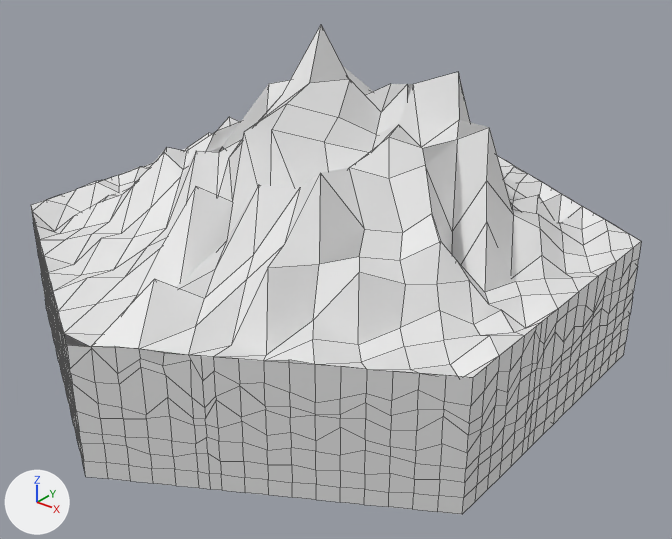
Two versions of the FBX model Assets/Models/Mountain.fbx, one commit apart.
Before and after are seen from a 50 mm camera at (1.77, -2.15, 1.34) aimed at (0.1, -0.06, 0.05). The lights are fixed; the arrows at lower left show +X, +Y and +Z. Mesh edges are drawn as thin lines.

Before the edit, the objects in view are built like this:
```python
me_cylinder = bpy.data.meshes.new('Cylinder')
me_cylinder.from_pydata(...)  # 308 vertices, 306 faces; spans x -0.87..0.87, y -0.97..1.0, z 0.09..0.8
me_cylinder.materials.append(mat_material_001)  # white #e7e7e7
me_cylinder_001 = bpy.data.meshes.new('Cylinder.001')
me_cylinder_001.from_pydata(...)  # 908 vertices, 803 faces; spans x -0.87..0.87, y -1.0..1.0, z -0.24..0.17
ob_cylinder = bpy.data.objects.new('Cylinder', me_cylinder)
ob_cylinder.location = (0.0, 0.0, 0.0)
ob_cylinder_001 = bpy.data.objects.new('Cylinder.001', me_cylinder_001)
ob_cylinder_001.location = (0.0, 0.0, 0.0)
```
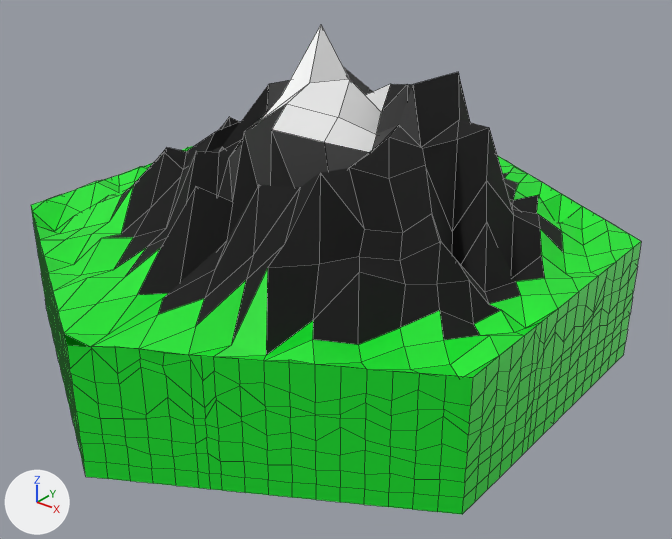
Edits to the scene script, one JSON object a line:
```json
{"op": "add", "block": "mat_bottom", "code": ["mat_bottom = principled_material('Bottom')", "mat_bottom.base_color = (0.00189, 0.8, 0.0219)  # green #06e729"]}
{"op": "add", "block": "mat_mountainhigh", "code": ["mat_mountainhigh = principled_material('MountainHigh')", "mat_mountainhigh.base_color = (1.0, 1.0, 1.0)  # white #ffffff"]}
{"op": "add", "block": "mat_mountainmid", "code": ["mat_mountainmid = principled_material('MountainMid')", "mat_mountainmid.base_color = (0.0, 0.0, 0.0)  # black #000000", "mat_mountainmid.roughness = 0.895"]}
{"op": "add", "block": "mat_midhigh", "code": ["mat_midhigh = principled_material('MidHigh')", "mat_midhigh.base_color = (0.0472, 0.0472, 0.0472)  # black #3d3d3d", "mat_midhigh.metallic = 0.383", "mat_midhigh.roughness = 0.722"]}
{"block": "me_cylinder", "where": "me_cylinder.from_pydata(...)  # 308 vertices, 306 faces; spans x -0.87..0.87, y -0.97..1.0, z 0.09..0.8"}
{"block": "me_cylinder", "where": "# used by ob_cylinder; location = (0.0, 0.0, 0.0)"}
{"block": "me_cylinder", "change": "me_cylinder part 1: 129 of the faces centred in x -0.65..0.71, y -0.69..0.64, z 0.15..0.56 switch from mat_material_001 (white #e7e7e7) to mat_mountainmid (black #000000)"}
{"block": "me_cylinder", "change": "me_cylinder part 2: 149 of the faces centred in x -0.85..0.85, y -0.94..0.93, z 0.12..0.24 switch from mat_material_001 (white #e7e7e7) to mat_bottom (green #06e729)"}
{"block": "me_cylinder", "change": "me_cylinder part 3: 10 of the faces centred in x -0.05..0.21, y -0.23..0.11, z 0.52..0.66 switch from mat_material_001 (white #e7e7e7) to mat_mountainhigh (white #ffffff)"}
{"block": "me_cylinder", "change": "me_cylinder part 4: 18 of the faces centred in x -0.21..0.32, y -0.31..0.23, z 0.41..0.6 switch from mat_material_001 (white #e7e7e7) to mat_midhigh (black #3d3d3d)"}
{"block": "me_cylinder_001", "where": "me_cylinder_001.from_pydata(...)  # 908 vertices, 803 faces; spans x -0.87..0.87, y -1.0..1.0, z -0.24..0.17"}
{"op": "add", "block": "me_cylinder_001", "code": "me_cylinder_001.materials.append(mat_bottom)  # green #06e729"}
```

Boxes (x1, y1, x2, y2) around the edits, measured in the pictures (672 x 539 px):
```json
{"object": "Cylinder.001", "change": "recoloured", "before": [31, 208, 641, 514], "after": [31, 208, 641, 514], "on screen": "white to green"}
{"part": 1, "of": "me_cylinder", "change": "recoloured", "before": [105, 72, 563, 355], "after": [105, 72, 563, 355], "on screen": "white to black"}
{"part": 2, "of": "me_cylinder", "change": "recoloured", "before": [31, 147, 641, 378], "after": [31, 147, 641, 378], "on screen": "white to green"}
{"part": 3, "of": "me_cylinder", "change": "recoloured", "before": [254, 25, 390, 152], "after": [254, 25, 390, 152]}
{"part": 4, "of": "me_cylinder", "change": "recoloured", "before": [219, 66, 422, 199], "after": [219, 66, 422, 199], "on screen": "white to black"}
```
